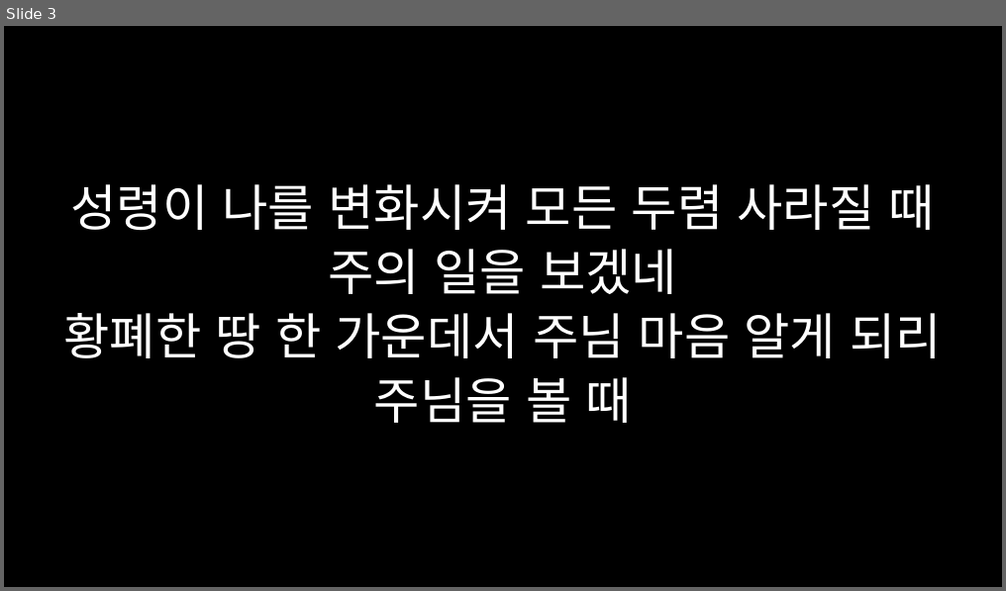
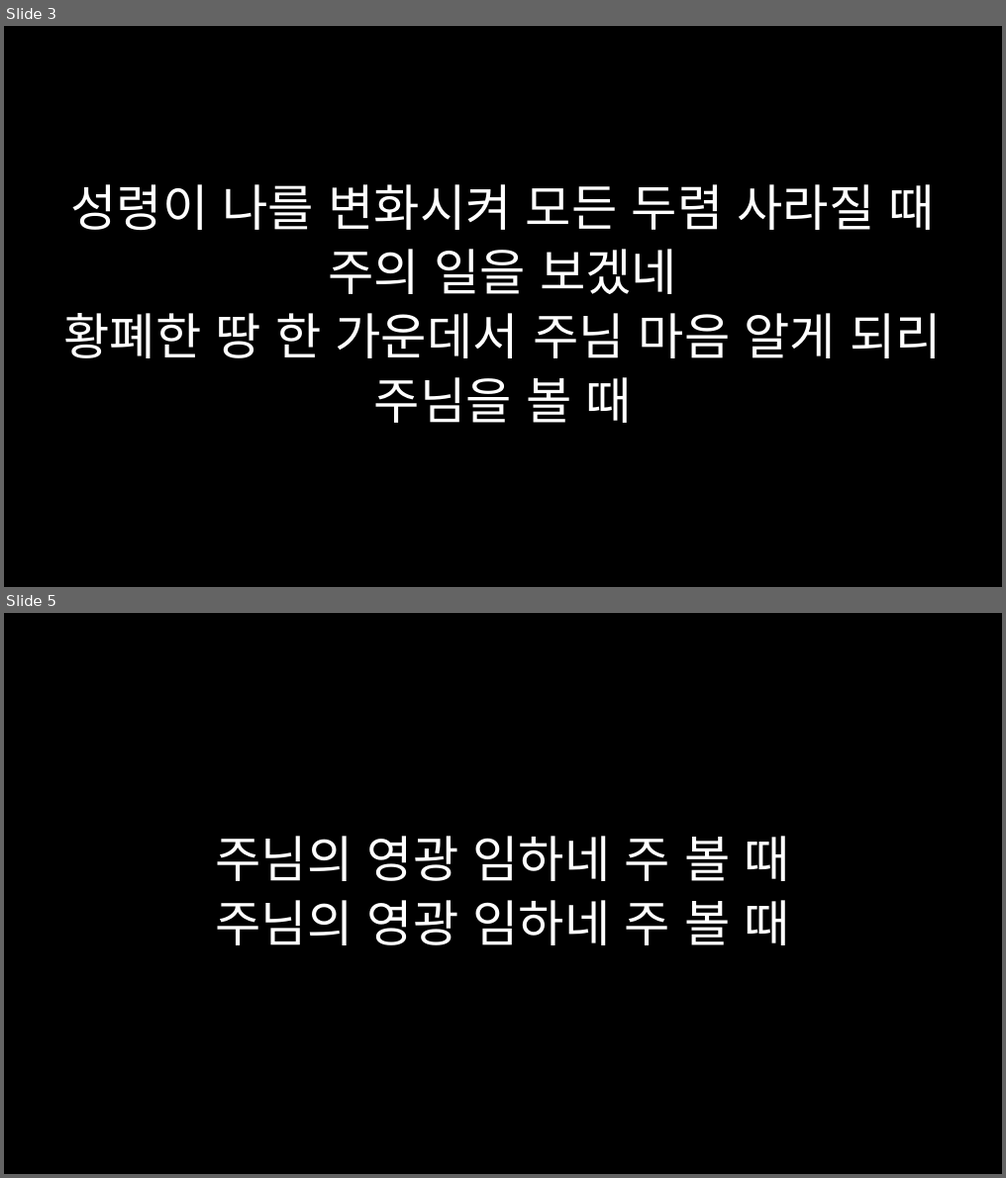
Before and after one commit to holylance/godspellSub, a slide deck: 시선.ppt. Shown one above the other, each under a label of ours: slide 3 before the commit, slides 3 and 5 after it; the slides between them are not shown. The pictures are 1006x591 and 1006x1178 pixels, drawn with LibreOffice and Linux fonts; fonts in the diff are those of the drawing. Boxes give left, top, right and bottom in pixels: in the first picture for what was removed or moved away, otherwise in the second. Text is boxed around its words. In the diff, an @@ line names an element or a change of style, - is before the commit and + after.

```diff
--- a/시선.ppt
+++ b/시선.ppt
@@ slide 5 added at [4,613,1002,1174], background #000000 @@
@@ text added at [216,836,790,946], 48 pt, text #FFFFFF @@
+주님의 영광 임하네 주 볼 때
+주님의 영광 임하네 주 볼 때
```
Also in this commit, not shown: 1 slide changed, 2 other files.
